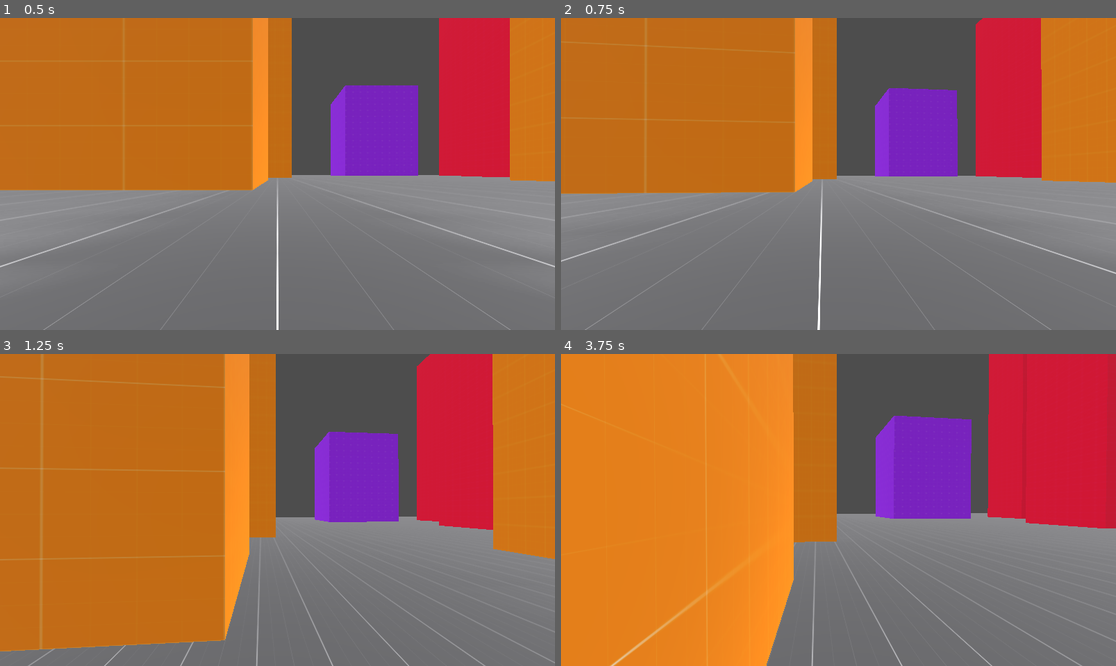
Above: before the commit, frames 1-4 (two rows, left to right).
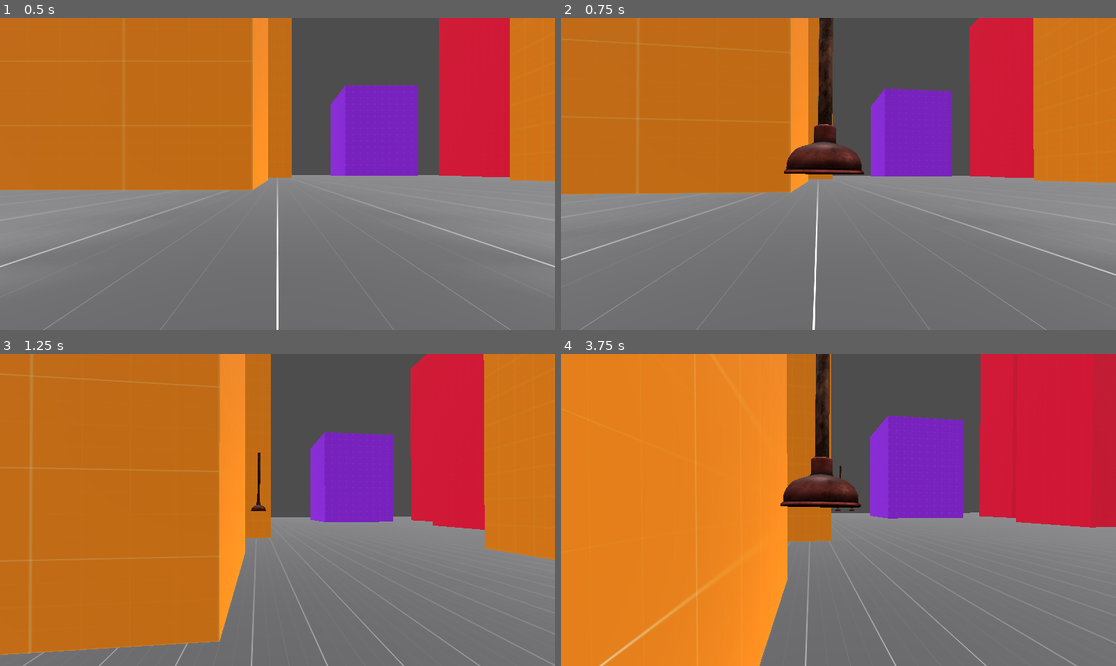
Above: after the commit, the same moments.

Repository: michlam/Plungerman
Game: Godot game, scene res://src/scenes/main.tscn
The game is run twice, just before and just after one commit, with the same random seed, the same clock (stepped at 60 frames per second) and the same inputs.
Inputs (mouse positions are in pixels of both pictures, inside the frame that each line leads up to):
- Up to frame 1 (0.5 s): no input
- Up to frame 2 (0.75 s): move the mouse to (866, 174) at 0.52 s; hold W (move_forward) from 0.53 s (still down); right-click (866, 174) at 0.6 s
- Up to frame 3 (1.25 s): keep holding W (move_forward); tap Space (jump) at 0.77, 0.8, 1.07 s
- Up to frame 4 (3.75 s): keep holding W (move_forward); move the mouse to (810, 510) at 1.27 s; tap Space (jump) at 1.35, 1.52, 1.82, 2.3, 3.02, 3.32 s; right-click (810, 510) at 1.55 s; move the mouse to (849, 503) at 2.02 s; hold Shift (run) 2.03-2.78 s; move the mouse to (832, 516) at 2.77 s; right-click (832, 516) at 2.85 s; move the mouse to (877, 513) at 3.52 s; right-click (877, 513) at 3.6 s

Frame 1 is identical in both runs. In frame 2, 6.5% of the frame differs, in the area x 0-100%, y 0-100%; in frame 3, 6.4%; in frame 4, 6.8%.

Commit message:
Added plunger shooting and movement

Diff:
--- a/project.godot
+++ b/project.godot
@@ -51,3 +51,14 @@
 "events": [Object(InputEventKey,"resource_local_to_scene":false,"resource_name":"","device":-1,"window_id":0,"alt_press …(191 unchanged characters)…
 ]
 }
+shoot={
+"deadzone": 0.5,
+"events": [Object(InputEventMouseButton,"resource_local_to_scene":false,"resource_name":"","device":-1,"window_id":0,"alt_pressed":false,"shift_pressed":false,"ctrl_pressed":false,"meta_pressed":false,"button_mask":2,"position":Vector2(194, 20),"global_position":Vector2(203, 66),"factor":1.0,"button_index":2,"canceled":false,"pressed":true,"double_click":false,"script":null)
+]
+}
+
+[layer_names]
+
+3d_physics/layer_1="Environment"
+3d_physics/layer_2="Player"
+3d_physics/layer_3="Plunger"
--- a/src/scenes/player.tscn
+++ b/src/scenes/player.tscn
@@ -1,13 +1,17 @@
-[gd_scene load_steps=3 format=3 uid="uid://1lajtf8h85if"]
+[gd_scene load_steps=4 format=3 uid="uid://1lajtf8h85if"]
 
 [ext_resource type="Script" path="res://src/scripts/player.gd" id="1_grwtr"]
+[ext_resource type="PackedScene" uid="uid://bg8yttn7pny06" path="res://src/scenes/plunger.tscn" id="2_t6w55"]
 
 [sub_resource type="BoxShape3D" id="BoxShape3D_kh4am"]
 size = Vector3(0.5, 3, 0.5)
 
 [node name="Player" type="CharacterBody3D"]
 transform = Transform3D(1, 0, 0, 0, 1, 0, 0, 0, 1, 0, 1.5, 0)
+collision_layer = 2
+collision_mask = 2
 script = ExtResource("1_grwtr")
+plunger = ExtResource("2_t6w55")
 
 [node name="Camera3D" type="Camera3D" parent="."]
 current = true
--- /dev/null
+++ b/src/scenes/plunger.tscn
@@ -0,0 +1,19 @@
+[gd_scene load_steps=4 format=3 uid="uid://bg8yttn7pny06"]
+
+[ext_resource type="Script" path="res://src/scripts/plunger.gd" id="1_55laq"]
+[ext_resource type="PackedScene" uid="uid://cvu2w6hukotx5" path="res://assets/Plunger/plunger.gltf" id="1_tbn8r"]
+
+[sub_resource type="SphereShape3D" id="SphereShape3D_g7clx"]
+radius = 0.33573
+
+[node name="Plunger" type="CharacterBody3D"]
+collision_layer = 4
+collision_mask = 5
+script = ExtResource("1_55laq")
+
+[node name="PlungerScene" parent="." instance=ExtResource("1_tbn8r")]
+transform = Transform3D(0.195366, 0.460252, 0, -0.460252, 0.195366, 0, 0, 0, 0.5, 0.28265, 0.928715, 0)
+
+[node name="CollisionShape3D" type="CollisionShape3D" parent="."]
+transform = Transform3D(1, 0, 0, 0, 1, 0, 0, 0, 1, 0, 0.217396, 0)
+shape = SubResource("SphereShape3D_g7clx")
--- a/src/scenes/world.tscn
+++ b/src/scenes/world.tscn
@@ -67,6 +67,7 @@
 transform = Transform3D(1, 0, 0, 0, -0.546731, 0.837309, 0, -0.837309, -0.546731, 7.01035, 49.0669, 0)
 
 [node name="Player" parent="." instance=ExtResource("2_d67km")]
+collision_mask = 1
 
 [node name="Floor" type="MeshInstance3D" parent="."]
 transform = Transform3D(1, 0, 0, 0, 1, 0, 0, 0, 1, 0, -1, 0)
--- a/src/scripts/player.gd
+++ b/src/scripts/player.gd
@@ -4,10 +4,12 @@
 @export var run_speed = 5
 @export var jump_impulse = 10
 @export var gravity = 20
-@export var mouse_sensitivity = 0.0012
+@export var mouse_sensitivity = 0.0015
 @onready var camera = $Camera3D
 
 var _snap_vector = Vector3.DOWN
+
+@export var plunger: PackedScene
 
 
 func _ready():
@@ -16,12 +18,19 @@
 
 func _process(delta):
 	handle_mouse_input(delta)
+	handle_plunger_input(delta)
 
 
 func _physics_process(delta):
 	handle_movement(delta)
 
 
+func handle_plunger_input(delta):
+	if Input.is_action_just_pressed("shoot"):
+		var plunger_scene = plunger.instantiate()
+		add_child(plunger_scene)
+
+# Handles WASD and jump inputs
 func handle_movement(delta):
 	var speed = walk_speed
 	if Input.is_action_pressed("run"):
@@ -53,6 +62,7 @@
 	move_and_slide()
 
 
+# Handles camera movement with mouse
 func handle_mouse_input(delta):
 	var mouse_motion = Input.get_last_mouse_velocity()
 	rotation_degrees.x -= mouse_motion.y * mouse_sensitivity
--- /dev/null
+++ b/src/scripts/plunger.gd
@@ -0,0 +1,10 @@
+extends CharacterBody3D
+
+@export var speed = 10
+
+func _ready():
+	velocity.z = -speed
+
+
+func _physics_process(delta):
+	move_and_slide()
Not shown, added: assets/Plunger/license.txt
Not shown, added: assets/Plunger/plunger.gltf
Not shown, added: assets/Plunger/plunger.gltf.import
Binary file added: assets/Plunger/scene.bin
Binary file added: assets/Plunger/textures/02_-_Default_diffuse.png
Not shown, added: assets/Plunger/textures/02_-_Default_diffuse.png.import
Binary file added: assets/Plunger/textures/02_-_Default_normal.png
Not shown, added: assets/Plunger/textures/02_-_Default_normal.png.import
Binary file added: assets/Plunger/textures/02_-_Default_specularGlossiness.png
Not shown, added: assets/Plunger/textures/02_-_Default_specularGlossiness.png.import
Not shown, changed: README.md
